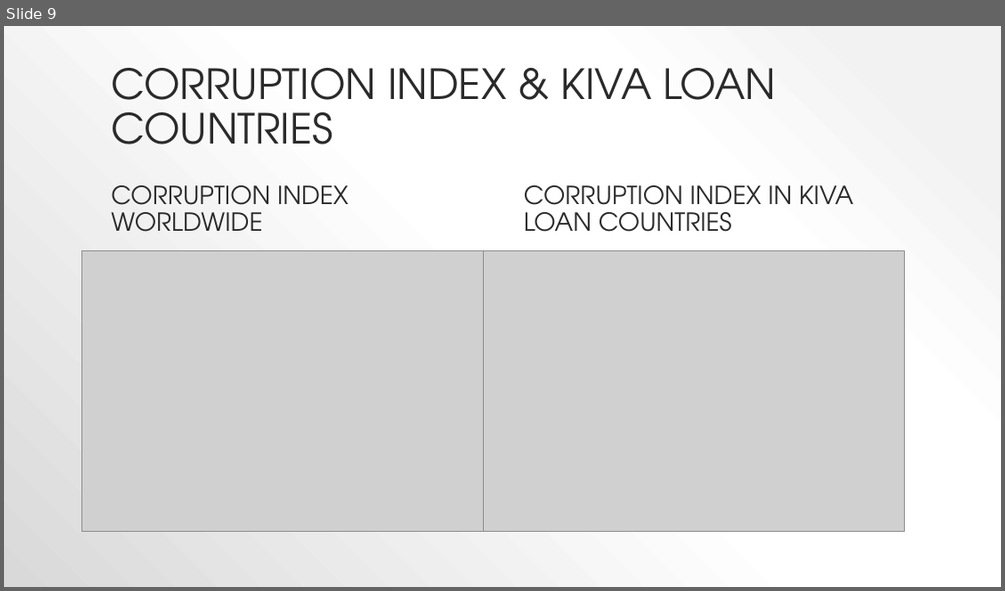
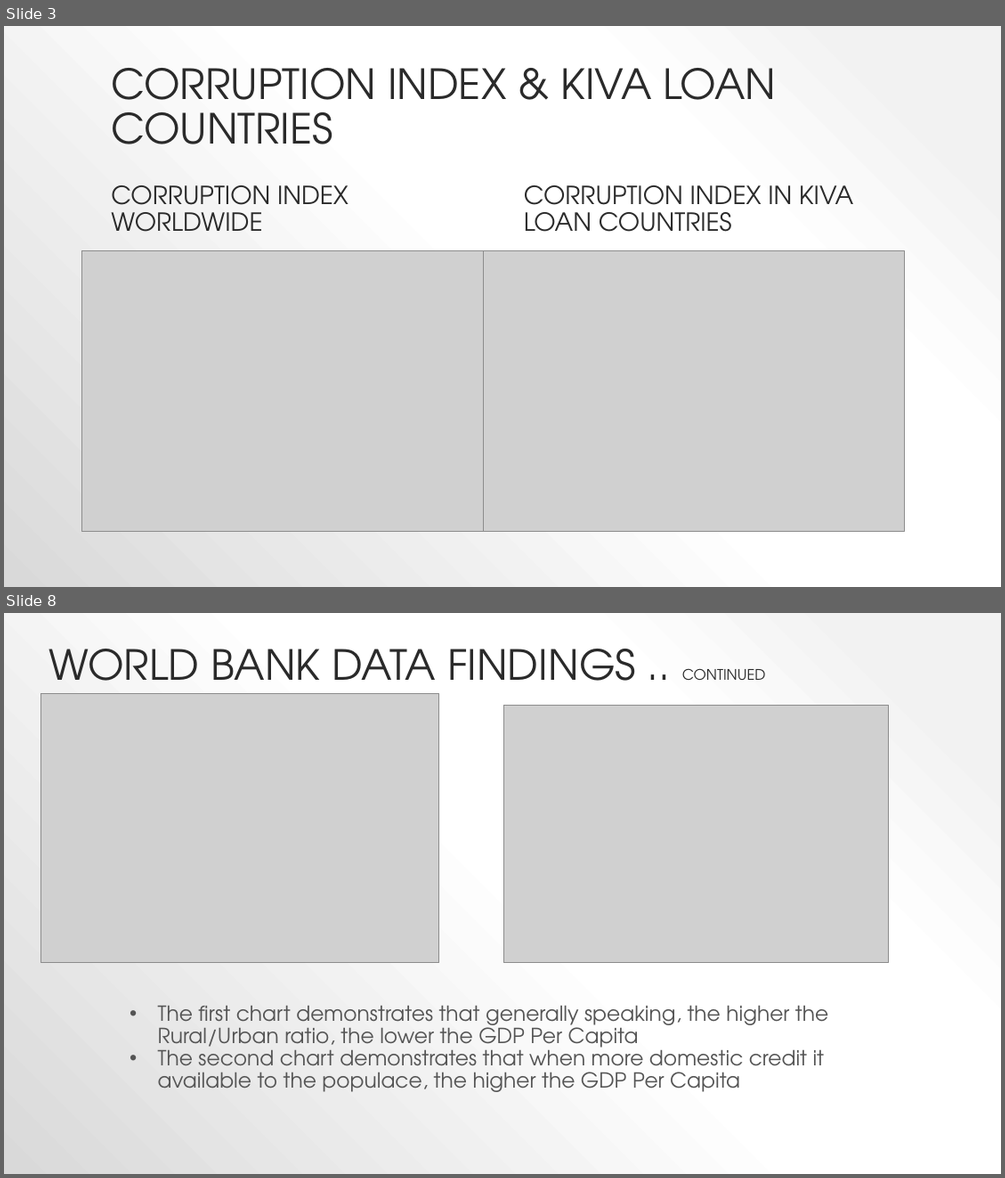
Before and after one commit to techsmj/RiceU-Project-1, a slide deck: KivaLoans.pptx. Shown one above the other, each under a label of ours: slide 9 before the commit, slides 3 and 8 after it; the slides between them are not shown. The pictures are 1005x591 and 1005x1178 pixels, drawn with LibreOffice and Linux fonts; fonts in the diff are those of the drawing; grey boxes stand for pictures. Boxes give left, top, right and bottom in pixels: in the first picture for what was removed or moved away, otherwise in the second. Text is boxed around its words. In the diff, an @@ line names an element or a change of style, - is before the commit and + after.

```diff
--- a/KivaLoans.pptx
+++ b/KivaLoans.pptx
@@ slide 8 added at (4,613,1001,1174), background gradient #F2F2F2 to #FFFFFF to #D9D9D9 @@
@@ title added at (48,649,766,699), 40 pt, text #2A2A2A @@
+WORLD BANK DATA FINDINGS .. CONTINUED
@@ picture added at (41,693,439,962) @@
@@ picture added at (503,705,889,963) @@
@@ text added at (158,1005,828,1092), 20 pt, text #545454 @@
+• The first chart demonstrates that generally speaking, the higher the Rural/Urban ratio, the lower the GDP Per Capita
+• The second chart demonstrates that when more domestic credit it available to the populace, the higher the GDP Per Capita
@@ what was slide 9 is now slide 3 @@
```
Also in this commit, not shown: 2 slides changed, 5 other slides added, 6 slides removed.
